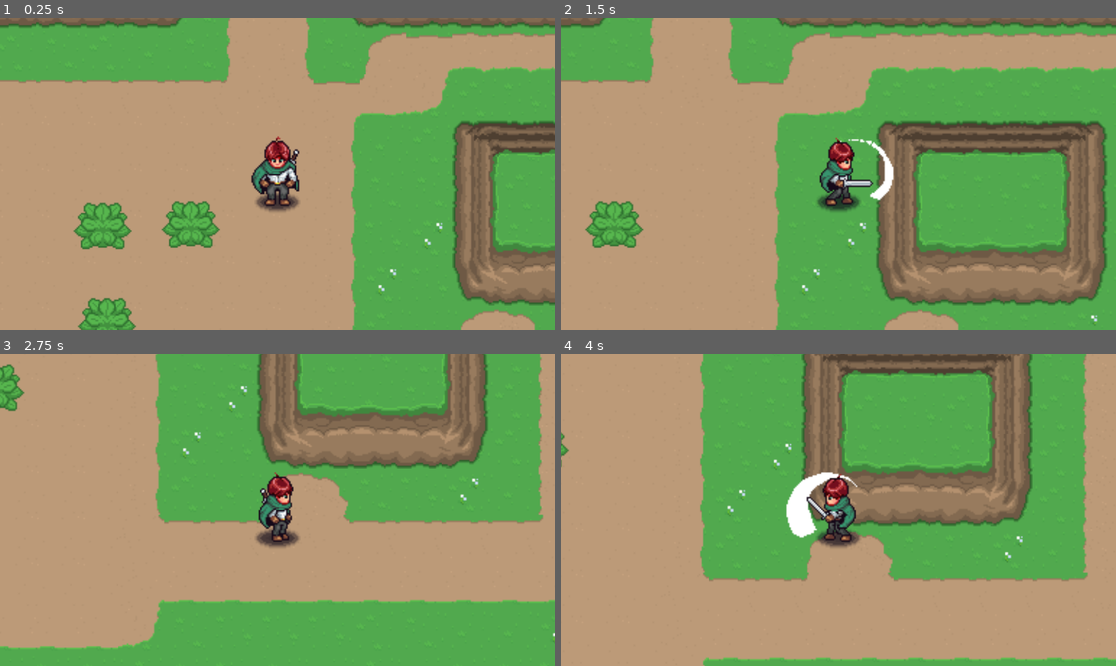
Above: before the commit, frames 1-4 (two rows, left to right).
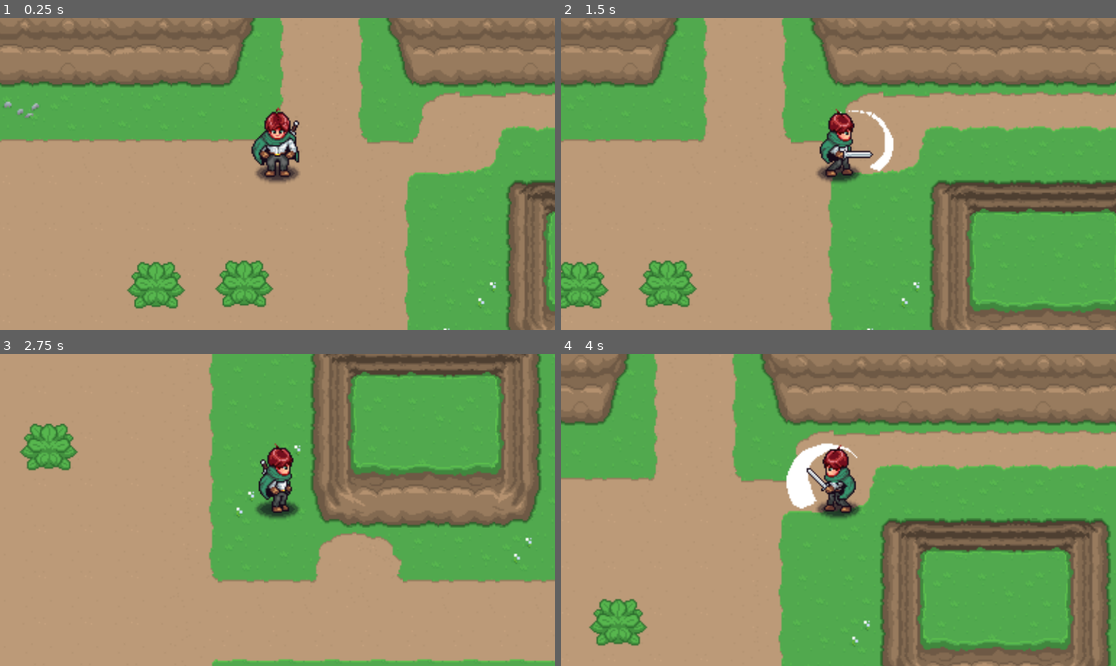
Above: after the commit, the same moments.

Repository: xi-cn/godot_rpg_example
Game: Godot game, scene res://test.tscn
The game is run twice, just before and just after one commit, with the same random seed, the same clock (stepped at 60 frames per second) and the same inputs.
Inputs:
- Up to frame 1 (0.25 s): no input
- Up to frame 2 (1.5 s): tap Enter at 0.5 s; hold D (right) 0.53-1.28 s; hold J (attack) 0.53-1.28 s; hold S (down) from 1.28 s (still down); tap J (attack) at 1.35 s
- Up to frame 3 (2.75 s): release S (down) at 2.03 s; hold D (right) from 2.03 s (still down); hold J (attack) from 2.03 s (still down)
- Up to frame 4 (4 s): release D (right) at 2.78 s; release J (attack) at 2.78 s; hold W (up) 2.78-3.53 s; tap J (attack) at 2.85 s; hold A (left) from 3.53 s (still down); hold J (attack) from 3.53 s (still down)

The runs differ from the first frame. In frame 1, 56% of the frame differs, in the area x 0-100%, y 0-100%; in frame 2, 63%; in frame 3, 57%; in frame 4, 66%.

Commit message:
添加史莱姆 闲置、移动动画及脚本

Diff:
--- /dev/null
+++ b/resource/Enemies/Scripts/enemy.gd
@@ -0,0 +1,45 @@
+class_name Enemy extends CharacterBody2D
+
+const DIR_4 = [Vector2.RIGHT, Vector2.DOWN, Vector2.LEFT, Vector2.UP]
+
+var direction:Vector2 = Vector2.DOWN
+var enemy:Enemy
+
+@onready var animation_player:AnimationPlayer = $AnimationPlayer
+@onready var sprite:Sprite2D = $Sprite2D
+@onready var state_machine:EnemyStateMachine = $EnemyStateMachine
+
+# Called when the node enters the scene tree for the first time.
+func _ready() -> void:
+	# 初始化状态机
+	state_machine.initialize(self)
+	pass # Replace with function body.
+
+
+# Called every frame. 'delta' is the elapsed time since the previous frame.
+func _process(delta: float) -> void:
+	pass
+
+func _physics_process(_delta: float) -> void:
+	move_and_slide()
+
+# 设置方向
+func set_direction(id:int):
+	direction = DIR_4[id]
+	if direction == Vector2.LEFT:
+		sprite.scale.x = -1
+	else:
+		sprite.scale.x = 1
+
+# 获取动画方向
+func animation_direction()->String:
+	if direction == Vector2.DOWN:
+		return "down"
+	elif direction == Vector2.UP:
+		return "up"
+	else:
+		return "side"
+
+# 更新动画
+func update_animation(state:String):
+	animation_player.play(state + "_" + animation_direction())
--- /dev/null
+++ b/resource/Enemies/Scripts/enemy_base_state.gd
@@ -0,0 +1,16 @@
+class_name EnemyBaseState extends Node
+
+var enemy:Enemy
+var state_machine:EnemyStateMachine
+
+func init():
+	pass
+
+func enter():
+	pass
+
+func do(_delta)->EnemyBaseState:
+	return null
+
+func exit():
+	pass
--- /dev/null
+++ b/resource/Enemies/Scripts/enemy_idle_state.gd
@@ -0,0 +1,29 @@
+class_name EnemyIdleState extends EnemyBaseState
+
+@export var ani_name = "idle"
+@export_category("AI")
+@export var state_duration_min:float = 0.5
+@export var state_duration_max:float = 1.5
+@export var next_state:EnemyBaseState
+
+var _timer:float
+
+func init():
+	pass
+
+func enter():
+	enemy.velocity = Vector2.ZERO
+	enemy.update_animation(ani_name)
+	_timer = randf_range(state_duration_min, state_duration_max)
+
+
+func do(_delta)->EnemyBaseState:
+	_timer -= _delta
+	# 时间到 停止状态
+	if _timer >= 0:
+		return null
+	else:
+		return next_state
+
+func exit():
+	pass
--- /dev/null
+++ b/resource/Enemies/Scripts/enemy_state_machine.gd
@@ -0,0 +1,39 @@
+class_name EnemyStateMachine extends EnemyBaseState
+
+var current_state:EnemyBaseState
+var state_array = []
+
+# Called when the node enters the scene tree for the first time.
+func _ready() -> void:
+	process_mode = Node.PROCESS_MODE_DISABLED
+	pass # Replace with function body.
+
+
+# Called every frame. 'delta' is the elapsed time since the previous frame.
+func _process(delta: float) -> void:
+	change_state(current_state.do(delta))
+
+func initialize(_enemy:Enemy):
+	enemy = _enemy
+	state_array = get_children()
+	# 初始化子状态
+	for state in state_array:
+		state.enemy = _enemy
+		state.state_machine = self
+		state.init()
+	# 更当前状态
+	if state_array.size() > 0:
+		current_state = state_array[0]
+		process_mode = PROCESS_MODE_INHERIT
+	current_state.enter()
+
+# 切换状态
+func change_state(state:EnemyBaseState):
+	if state == null || state == current_state:
+		return
+
+	if current_state != null:
+		current_state.exit()
+
+	current_state = state
+	current_state.enter()
--- /dev/null
+++ b/resource/Enemies/Scripts/enemy_walk_state.gd
@@ -0,0 +1,36 @@
+class_name EnemyWalkState extends EnemyBaseState
+
+@export var ani_name = "walk"
+@export var speed:float = 50
+@export_category("AI")
+@export var state_repeat_min:int = 1
+@export var state_repeat_max:float = 3
+@export var next_state:EnemyBaseState
+
+var repeat_num:int
+
+func init():
+	pass
+
+func enter():
+	repeat_num = randi_range(state_repeat_min, state_repeat_max)
+	# 随机选择方向
+	var dir_id = randi_range(0, 3)
+	enemy.set_direction(dir_id)
+	enemy.velocity = enemy.direction * speed
+	enemy.update_animation(ani_name)
+	# 连接动画结束信号
+	enemy.animation_player.animation_finished.connect(_animation_finished)
+
+func do(_delta)->EnemyBaseState:
+	if repeat_num > 0:
+		enemy.update_animation(ani_name)
+		return null
+	else:
+		return next_state
+
+func exit():
+	enemy.animation_player.animation_finished.disconnect(_animation_finished)
+
+func _animation_finished(_ani_name):
+	repeat_num -= 1
--- /dev/null
+++ b/resource/Enemies/Slime/Slime.tscn
@@ -0,0 +1,344 @@
+[gd_scene load_steps=16 format=3 uid="uid://byxvbkcerf7af"]
+
+[ext_resource type="Texture2D" uid="uid://d2a31cu7deaon" path="res://resource/Enemies/Slime/Sprites/Slime.png" id="1_6snq6"]
+[ext_resource type="Script" path="res://resource/Enemies/Scripts/enemy.gd" id="1_r2qn0"]
+[ext_resource type="Texture2D" uid="uid://cpywflkcf8e6j" path="res://resource/Player/Sprites/Shadow.png" id="1_r0528"]
+[ext_resource type="Script" path="res://resource/Enemies/Scripts/enemy_state_machine.gd" id="3_mkc34"]
+[ext_resource type="Script" path="res://resource/Enemies/Scripts/enemy_idle_state.gd" id="5_xpkl6"]
+[ext_resource type="Script" path="res://resource/Enemies/Scripts/enemy_walk_state.gd" id="6_ahms8"]
+
+[sub_resource type="CapsuleShape2D" id="CapsuleShape2D_pex0t"]
+radius = 4.0
+height = 20.0
+
+[sub_resource type="Animation" id="Animation_ryxol"]
+length = 0.001
+tracks/0/type = "value"
+tracks/0/imported = false
+tracks/0/enabled = true
+tracks/0/path = NodePath("Sprite2D:frame")
+tracks/0/interp = 1
+tracks/0/loop_wrap = true
+tracks/0/keys = {
+"times": PackedFloat32Array(0),
+"transitions": PackedFloat32Array(1),
+"update": 1,
+"values": [0]
+}
+tracks/1/type = "value"
+tracks/1/imported = false
+tracks/1/enabled = true
+tracks/1/path = NodePath("Sprite2D:position")
+tracks/1/interp = 1
+tracks/1/loop_wrap = true
+tracks/1/keys = {
+"times": PackedFloat32Array(0),
+"transitions": PackedFloat32Array(1),
+"update": 0,
+"values": [Vector2(0, -20)]
+}
+tracks/2/type = "value"
+tracks/2/imported = false
+tracks/2/enabled = true
+tracks/2/path = NodePath("CollisionShape2D:position")
+tracks/2/interp = 1
+tracks/2/loop_wrap = true
+tracks/2/keys = {
+"times": PackedFloat32Array(0),
+"transitions": PackedFloat32Array(1),
+"update": 0,
+"values": [Vector2(0, -1)]
+}
+
+[sub_resource type="Animation" id="Animation_ciehn"]
+resource_name = "idle_down"
+length = 0.4
+loop_mode = 2
+tracks/0/type = "value"
+tracks/0/imported = false
+tracks/0/enabled = true
+tracks/0/path = NodePath("Sprite2D:frame")
+tracks/0/interp = 1
+tracks/0/loop_wrap = true
+tracks/0/keys = {
+"times": PackedFloat32Array(0, 0.2, 0.4),
+"transitions": PackedFloat32Array(1, 1, 1),
+"update": 1,
+"values": [0, 1, 2]
+}
+tracks/1/type = "value"
+tracks/1/imported = false
+tracks/1/enabled = true
+tracks/1/path = NodePath("Sprite2D:position")
+tracks/1/interp = 1
+tracks/1/loop_wrap = true
+tracks/1/keys = {
+"times": PackedFloat32Array(0),
+"transitions": PackedFloat32Array(1),
+"update": 0,
+"values": [Vector2(0, -20)]
+}
+tracks/2/type = "value"
+tracks/2/imported = false
+tracks/2/enabled = true
+tracks/2/path = NodePath("CollisionShape2D:position")
+tracks/2/interp = 1
+tracks/2/loop_wrap = true
+tracks/2/keys = {
+"times": PackedFloat32Array(0),
+"transitions": PackedFloat32Array(1),
+"update": 0,
+"values": [Vector2(0, -1)]
+}
+
+[sub_resource type="Animation" id="Animation_lalfv"]
+resource_name = "idle_side"
+length = 0.4
+loop_mode = 2
+tracks/0/type = "value"
+tracks/0/imported = false
+tracks/0/enabled = true
+tracks/0/path = NodePath("Sprite2D:frame")
+tracks/0/interp = 1
+tracks/0/loop_wrap = true
+tracks/0/keys = {
+"times": PackedFloat32Array(0, 0.2, 0.4),
+"transitions": PackedFloat32Array(1, 1, 1),
+"update": 1,
+"values": [6, 7, 8]
+}
+tracks/1/type = "value"
+tracks/1/imported = false
+tracks/1/enabled = true
+tracks/1/path = NodePath("Sprite2D:position")
+tracks/1/interp = 1
+tracks/1/loop_wrap = true
+tracks/1/keys = {
+"times": PackedFloat32Array(0),
+"transitions": PackedFloat32Array(1),
+"update": 0,
+"values": [Vector2(0, -20)]
+}
+tracks/2/type = "value"
+tracks/2/imported = false
+tracks/2/enabled = true
+tracks/2/path = NodePath("CollisionShape2D:position")
+tracks/2/interp = 1
+tracks/2/loop_wrap = true
+tracks/2/keys = {
+"times": PackedFloat32Array(0),
+"transitions": PackedFloat32Array(1),
+"update": 0,
+"values": [Vector2(0, -1)]
+}
+
+[sub_resource type="Animation" id="Animation_3v2tk"]
+resource_name = "idle_up"
+length = 0.4
+loop_mode = 2
+tracks/0/type = "value"
+tracks/0/imported = false
+tracks/0/enabled = true
+tracks/0/path = NodePath("Sprite2D:frame")
+tracks/0/interp = 1
+tracks/0/loop_wrap = true
+tracks/0/keys = {
+"times": PackedFloat32Array(0, 0.2, 0.4),
+"transitions": PackedFloat32Array(1, 1, 1),
+"update": 1,
+"values": [3, 4, 5]
+}
+tracks/1/type = "value"
+tracks/1/imported = false
+tracks/1/enabled = true
+tracks/1/path = NodePath("Sprite2D:position")
+tracks/1/interp = 1
+tracks/1/loop_wrap = true
+tracks/1/keys = {
+"times": PackedFloat32Array(0),
+"transitions": PackedFloat32Array(1),
+"update": 0,
+"values": [Vector2(0, -20)]
+}
+tracks/2/type = "value"
+tracks/2/imported = false
+tracks/2/enabled = true
+tracks/2/path = NodePath("CollisionShape2D:position")
+tracks/2/interp = 1
+tracks/2/loop_wrap = true
+tracks/2/keys = {
+"times": PackedFloat32Array(0),
+"transitions": PackedFloat32Array(1),
+"update": 0,
+"values": [Vector2(0, -1)]
+}
+
+[sub_resource type="Animation" id="Animation_w5bq8"]
+resource_name = "walk_down"
+length = 0.7
+tracks/0/type = "value"
+tracks/0/imported = false
+tracks/0/enabled = true
+tracks/0/path = NodePath("Sprite2D:frame")
+tracks/0/interp = 1
+tracks/0/loop_wrap = true
+tracks/0/keys = {
+"times": PackedFloat32Array(0, 0.2, 0.4, 0.7),
+"transitions": PackedFloat32Array(1, 1, 1, 1),
+"update": 1,
+"values": [9, 10, 11, 9]
+}
+tracks/1/type = "value"
+tracks/1/imported = false
+tracks/1/enabled = true
+tracks/1/path = NodePath("Sprite2D:position")
+tracks/1/interp = 1
+tracks/1/loop_wrap = true
+tracks/1/keys = {
+"times": PackedFloat32Array(0, 0.2, 0.5, 0.7),
+"transitions": PackedFloat32Array(-2, -2, -2, -2),
+"update": 0,
+"values": [Vector2(0, -20), Vector2(0, -20), Vector2(0, -24), Vector2(0, -20)]
+}
+tracks/2/type = "value"
+tracks/2/imported = false
+tracks/2/enabled = true
+tracks/2/path = NodePath("CollisionShape2D:position")
+tracks/2/interp = 1
+tracks/2/loop_wrap = true
+tracks/2/keys = {
+"times": PackedFloat32Array(0, 0.2, 0.5, 0.7),
+"transitions": PackedFloat32Array(-2, -2, -2, -2),
+"update": 0,
+"values": [Vector2(0, -1), Vector2(0, -1), Vector2(0, -5), Vector2(0, -1)]
+}
+
+[sub_resource type="Animation" id="Animation_648wg"]
+resource_name = "walk_side"
+length = 0.7
+tracks/0/type = "value"
+tracks/0/imported = false
+tracks/0/enabled = true
+tracks/0/path = NodePath("Sprite2D:frame")
+tracks/0/interp = 1
+tracks/0/loop_wrap = true
+tracks/0/keys = {
+"times": PackedFloat32Array(0, 0.2, 0.4, 0.7),
+"transitions": PackedFloat32Array(1, 1, 1, 1),
+"update": 1,
+"values": [15, 16, 17, 15]
+}
+tracks/1/type = "value"
+tracks/1/imported = false
+tracks/1/enabled = true
+tracks/1/path = NodePath("Sprite2D:position")
+tracks/1/interp = 1
+tracks/1/loop_wrap = true
+tracks/1/keys = {
+"times": PackedFloat32Array(0, 0.2, 0.5, 0.7),
+"transitions": PackedFloat32Array(-2, -2, -2, -2),
+"update": 0,
+"values": [Vector2(0, -20), Vector2(0, -20), Vector2(0, -24), Vector2(0, -20)]
+}
+tracks/2/type = "value"
+tracks/2/imported = false
+tracks/2/enabled = true
+tracks/2/path = NodePath("CollisionShape2D:position")
+tracks/2/interp = 1
+tracks/2/loop_wrap = true
+tracks/2/keys = {
+"times": PackedFloat32Array(0, 0.2, 0.5, 0.7),
+"transitions": PackedFloat32Array(-2, -2, -2, -2),
+"update": 0,
+"values": [Vector2(0, -1), Vector2(0, -1), Vector2(0, -5), Vector2(0, -1)]
+}
+
+[sub_resource type="Animation" id="Animation_bnyon"]
+resource_name = "walk_up"
+length = 0.7
+tracks/0/type = "value"
+tracks/0/imported = false
+tracks/0/enabled = true
+tracks/0/path = NodePath("Sprite2D:frame")
+tracks/0/interp = 1
+tracks/0/loop_wrap = true
+tracks/0/keys = {
+"times": PackedFloat32Array(0, 0.2, 0.4, 0.7),
+"transitions": PackedFloat32Array(1, 1, 1, 1),
+"update": 1,
+"values": [12, 13, 14, 12]
+}
+tracks/1/type = "value"
+tracks/1/imported = false
+tracks/1/enabled = true
+tracks/1/path = NodePath("Sprite2D:position")
+tracks/1/interp = 1
+tracks/1/loop_wrap = true
+tracks/1/keys = {
+"times": PackedFloat32Array(0, 0.2, 0.5, 0.7),
+"transitions": PackedFloat32Array(-2, -2, -2, -2),
+"update": 0,
+"values": [Vector2(0, -20), Vector2(0, -20), Vector2(0, -24), Vector2(0, -20)]
+}
+tracks/2/type = "value"
+tracks/2/imported = false
+tracks/2/enabled = true
+tracks/2/path = NodePath("CollisionShape2D:position")
+tracks/2/interp = 1
+tracks/2/loop_wrap = true
+tracks/2/keys = {
+"times": PackedFloat32Array(0, 0.2, 0.5, 0.7),
+"transitions": PackedFloat32Array(-2, -2, -2, -2),
+"update": 0,
+"values": [Vector2(0, -1), Vector2(0, -1), Vector2(0, -5), Vector2(0, -1)]
+}
+
+[sub_resource type="AnimationLibrary" id="AnimationLibrary_rxhkc"]
+_data = {
+"RESET": SubResource("Animation_ryxol"),
+"idle_down": SubResource("Animation_ciehn"),
+"idle_side": SubResource("Animation_lalfv"),
+"idle_up": SubResource("Animation_3v2tk"),
+"walk_down": SubResource("Animation_w5bq8"),
+"walk_side": SubResource("Animation_648wg"),
+"walk_up": SubResource("Animation_bnyon")
+}
+
+[node name="Slime" type="CharacterBody2D"]
+collision_layer = 256
+collision_mask = 16
+script = ExtResource("1_r2qn0")
+
+[node name="ShadowSprite2D" type="Sprite2D" parent="."]
+self_modulate = Color(0.921569, 0.415533, 0.141176, 0.568627)
+texture = ExtResource("1_r0528")
+
+[node name="Sprite2D" type="Sprite2D" parent="."]
+position = Vector2(0, -20)
+texture = ExtResource("1_6snq6")
+hframes = 16
+vframes = 2
+
+[node name="CollisionShape2D" type="CollisionShape2D" parent="."]
+position = Vector2(0, -1)
+rotation = 1.5708
+shape = SubResource("CapsuleShape2D_pex0t")
+
+[node name="AnimationPlayer" type="AnimationPlayer" parent="."]
+libraries = {
+"": SubResource("AnimationLibrary_rxhkc")
+}
+autoplay = "idle_down"
+
+[node name="EnemyStateMachine" type="Node" parent="."]
+script = ExtResource("3_mkc34")
+
+[node name="EnemyIdleState" type="Node" parent="EnemyStateMachine" node_paths=PackedStringArray("next_state")]
+script = ExtResource("5_xpkl6")
+state_duration_min = 1.0
+state_duration_max = 2.0
+next_state = NodePath("../EnemyWalkState")
+
+[node name="EnemyWalkState" type="Node" parent="EnemyStateMachine" node_paths=PackedStringArray("next_state")]
+script = ExtResource("6_ahms8")
+next_state = NodePath("../EnemyIdleState")
--- a/resource/Player/player.tscn
+++ b/resource/Player/player.tscn
@@ -478,11 +478,10 @@
 radius = 18.0278
 
 [node name="Player" type="CharacterBody2D"]
-position = Vector2(0, -20)
+collision_mask = 273
 script = ExtResource("1_pmtbs")
 
 [node name="CollisionShape2D" type="CollisionShape2D" parent="."]
-position = Vector2(0, 20)
 shape = SubResource("CircleShape2D_0kswh")
 
 [node name="AnimationPlayer" type="AnimationPlayer" parent="."]
@@ -491,6 +490,7 @@
 }
 
 [node name="Sprite2D" type="Sprite2D" parent="."]
+position = Vector2(0, -20)
 texture = ExtResource("2_tmrnf")
 hframes = 16
 vframes = 3
--- a/test.tscn
+++ b/test.tscn
@@ -1,16 +1,15 @@
-[gd_scene load_steps=4 format=3 uid="uid://c7q8f21meq3l0"]
+[gd_scene load_steps=5 format=3 uid="uid://c7q8f21meq3l0"]
 
 [ext_resource type="PackedScene" uid="uid://5cbce88okjed" path="res://resource/Player/player.tscn" id="1_2rwxv"]
 [ext_resource type="PackedScene" uid="uid://cgjt1mvkvbp1k" path="res://resource/Tile Maps/grass-01.tscn" id="2_wujse"]
 [ext_resource type="PackedScene" uid="uid://dktadhjoy6a0g" path="res://resource/Ornament/Plants/Plants.tscn" id="3_8xa2x"]
+[ext_resource type="PackedScene" uid="uid://byxvbkcerf7af" path="res://resource/Enemies/Slime/Slime.tscn" id="4_1wrj5"]
 
 [node name="test" type="Node2D"]
 y_sort_enabled = true
 
 [node name="Player" parent="." instance=ExtResource("1_2rwxv")]
-position = Vector2(615, 261)
-collision_mask = 17
-motion_mode = 1
+position = Vector2(578, 220)
 
 [node name="Grass-01" parent="." instance=ExtResource("2_wujse")]
 
@@ -22,3 +21,6 @@
 
 [node name="Plants3" parent="." instance=ExtResource("3_8xa2x")]
 position = Vector2(497, 362)
+
+[node name="Slime" parent="." instance=ExtResource("4_1wrj5")]
+position = Vector2(609, 43)
Binary file added: resource/Enemies/Slime/Sprites/Slime.png
Not shown, added: resource/Enemies/Slime/Sprites/Slime.png.import
